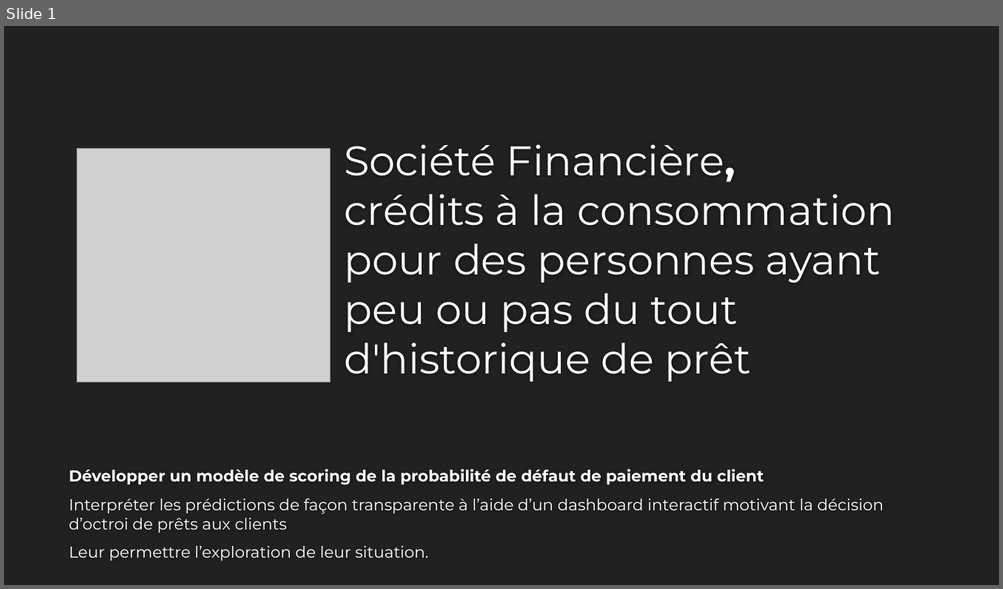
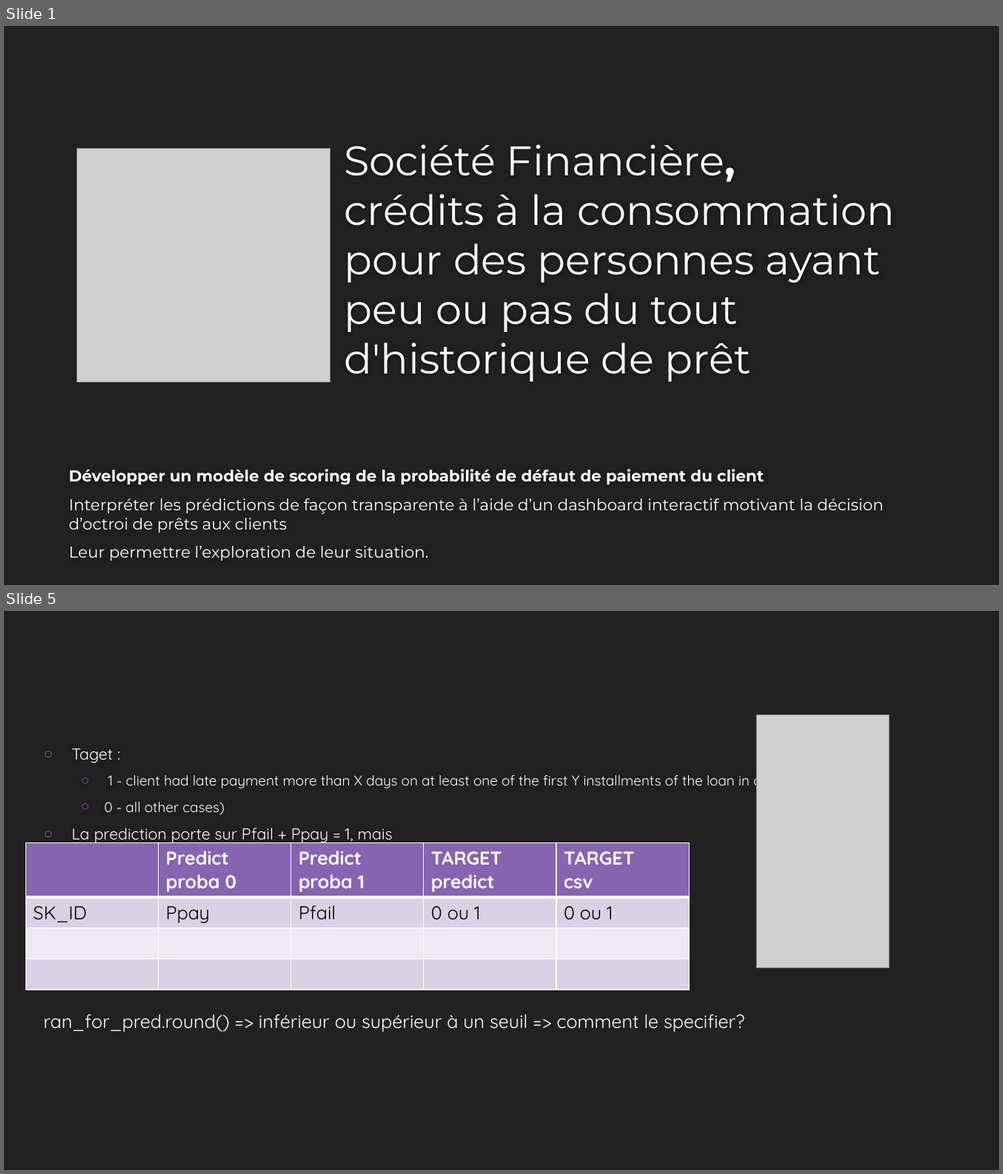
Before and after one commit to EtienneLardeur/P7_Scoring, a slide deck: P7_Support.pptx. Shown one above the other, each under a label of ours: slide 1 before the commit, slides 1 and 5 after it; the slides between them are not shown. The pictures are 1003x589 and 1003x1174 pixels, drawn with LibreOffice and Linux fonts; fonts in the diff are those of the drawing; grey boxes stand for pictures; background and template pictures are left out. Boxes give left, top, right and bottom in pixels: in the first picture for what was removed or moved away, otherwise in the second. Text is boxed around its words. In the diff, an @@ line names an element or a change of style, - is before the commit and + after.

```diff
--- a/P7_Support.pptx
+++ b/P7_Support.pptx
@@ slide 5 added at [4, 611, 999, 1170], background #212121 @@
@@ picture added at [757, 715, 890, 968] @@
@@ text added at [71, 749, 774, 845], 13.6 pt, text #FFFFFF @@
+○ Taget :
+  ○ 1 - client had late payment more than X days on at least one of the first Y installments of the loan in our sample,
+  ○ 0 - all other cases)
+○ La prediction porte sur Pfail + Ppay = 1, mais
@@ table added at [25, 843, 690, 986], 4 rows, 5 columns @@
+ | Predict proba 0 | Predict proba 1 | TARGET predict | TARGET / csv
+SK_ID | Ppay | Pfail | 0 ou 1 | 0 ou 1
+ |  |  |  | 
+ |  |  |  | 
@@ text added at [43, 1014, 745, 1032], 18 pt, text #FFFFFF @@
+ran_for_pred.round() => inférieur ou supérieur à un seuil => comment le specifier?
```
Also in this commit, not shown: 11 other slides added, 1 slide removed.
